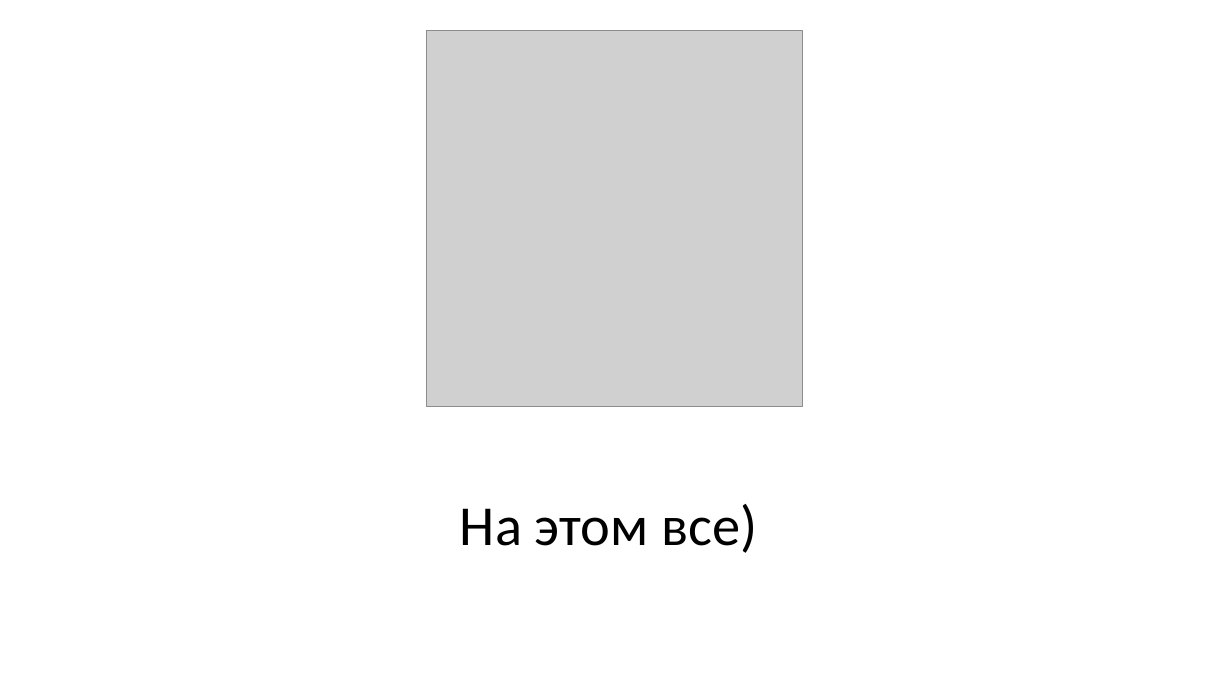
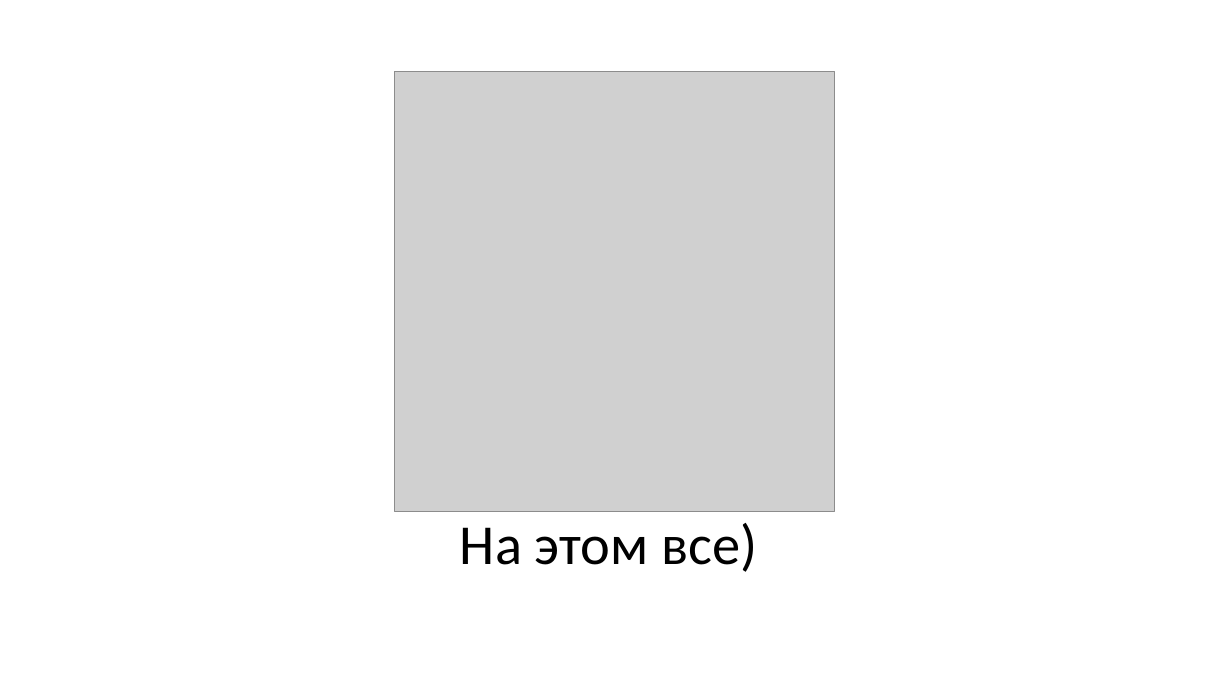
Before and after one commit to acturus1/yandex_progect_PyQt, a slide deck: slide 9 of Презентация-защита.pptx. Drawn at 1232x693 pixels with LibreOffice and Linux fonts; fonts in the diff are those of the drawing; grey boxes stand for pictures. Boxes give left, top, right and bottom in pixels: in the first picture for what was removed or moved away, otherwise in the second. Text is boxed around its words. In the diff, an @@ line names an element or a change of style, - is before the commit and + after.

```diff
--- a/Презентация-защита.pptx
+++ b/Презентация-защита.pptx
@@ picture: place and size @@
-picture at box(427, 30, 803, 407)
+picture at box(395, 71, 835, 511)
@@ title "На этом все)": place and size @@
-title "На этом все)" at box(460, 504, 757, 553)
+title "На этом все)" at box(460, 523, 757, 572)
```
Also in this commit, not shown: 5 other slides changed.
